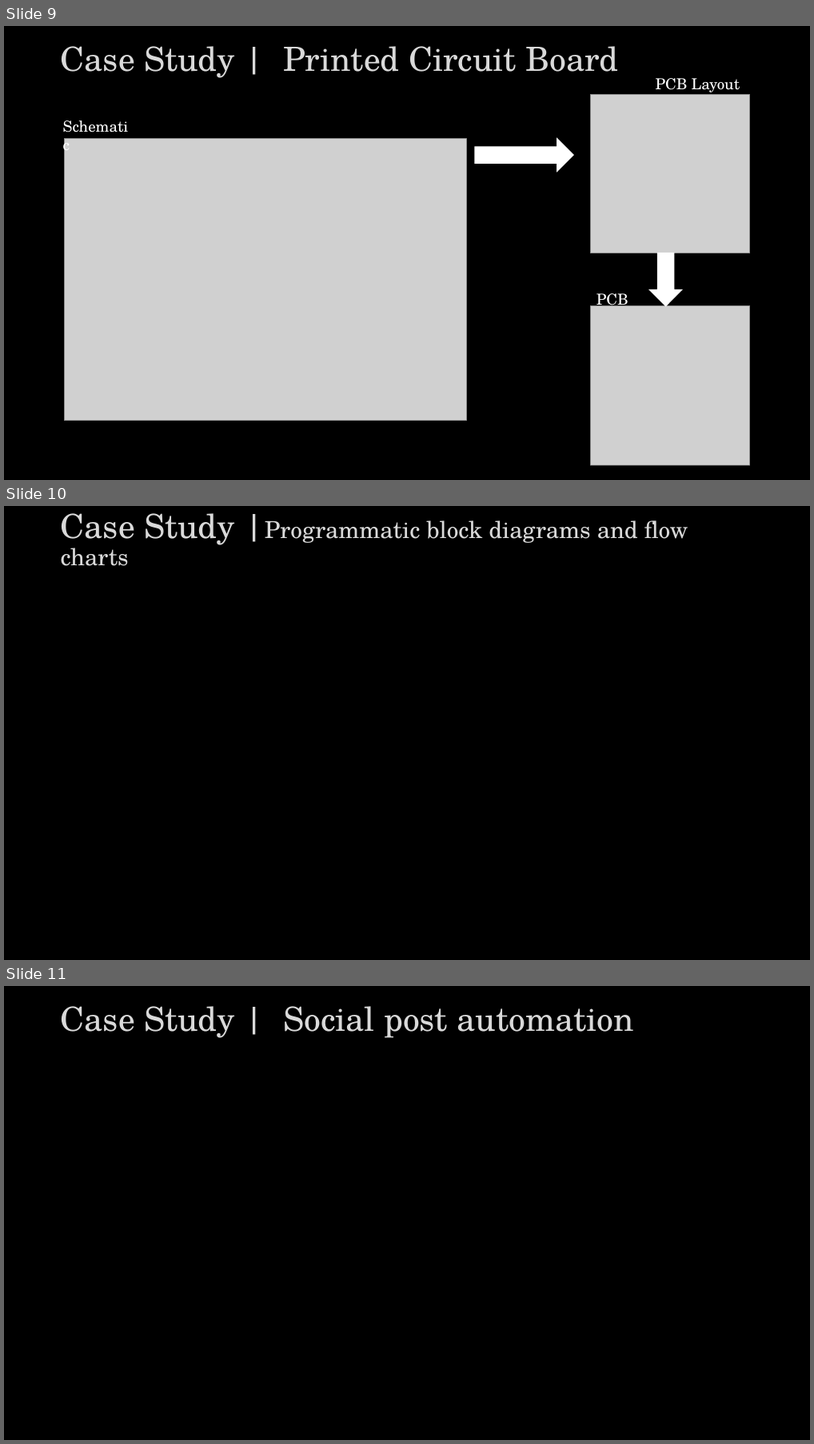
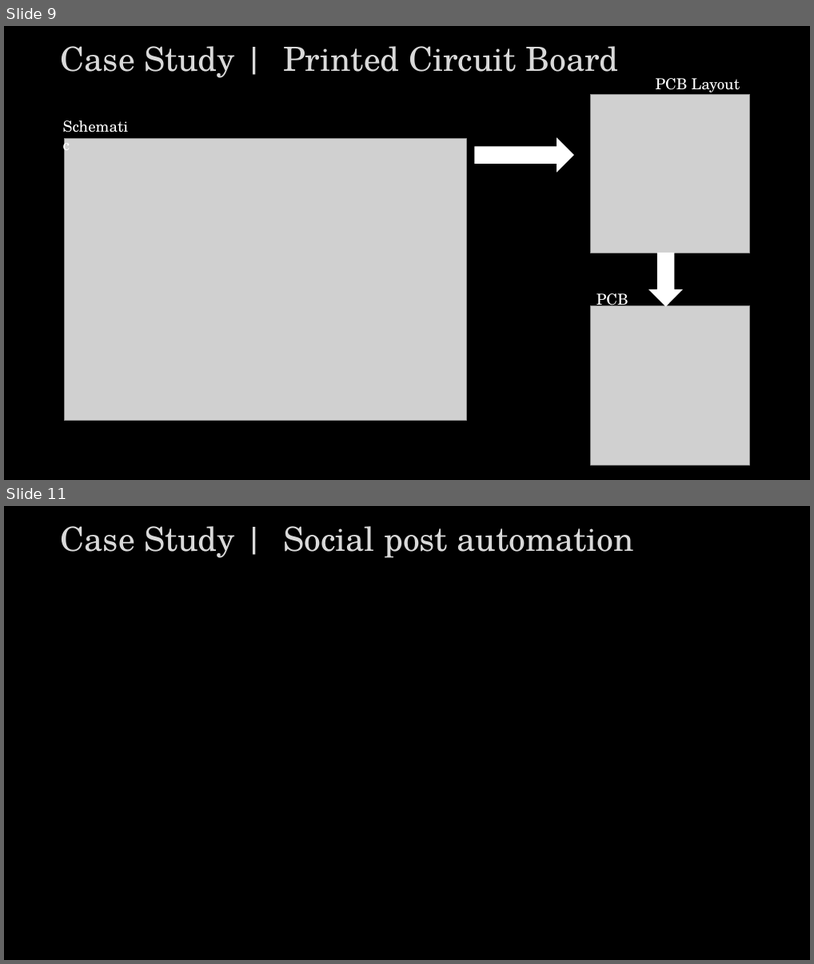
Before and after one commit to Tooblippe/tooblippe, a slide deck: assets/presentation-elements.pptx. Shown one above the other, each under a label of ours: slides 9, 10 and 11 before the commit, slides 9 and 11 after it; the slides between them are not shown. The pictures are 814x1444 and 814x964 pixels, drawn with LibreOffice and Linux fonts; fonts in the diff are those of the drawing; grey boxes stand for pictures. Boxes give left, top, right and bottom in pixels: in the first picture for what was removed or moved away, otherwise in the second. Text is boxed around its words. In the diff, an @@ line names an element or a change of style, - is before the commit and + after.

```diff
--- a/assets/presentation-elements.pptx
+++ b/assets/presentation-elements.pptx
@@ slide 10 removed at (x1=4, y1=506, x2=810, y2=960), background #000000 @@
@@ title removed at (x1=61, y1=513, x2=689, y2=566) @@
-Case Study |Programmatic block diagrams and flow charts
```
Also in this commit, not shown: 1 slide added, 3 other files.
